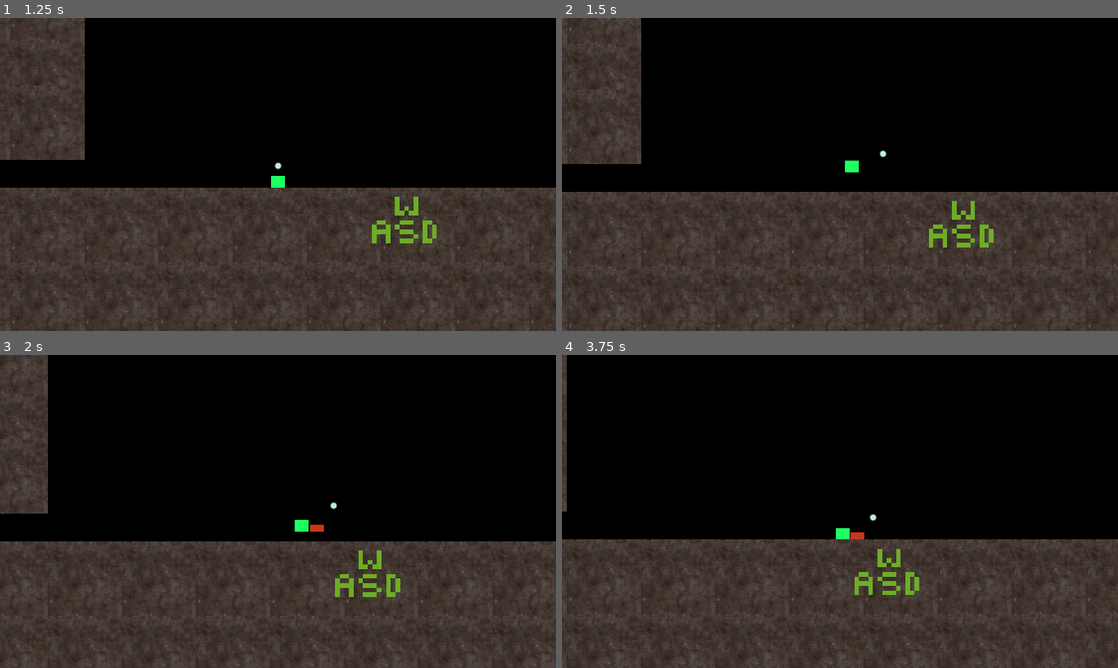
Above: before the commit, frames 1-4 (two rows, left to right).
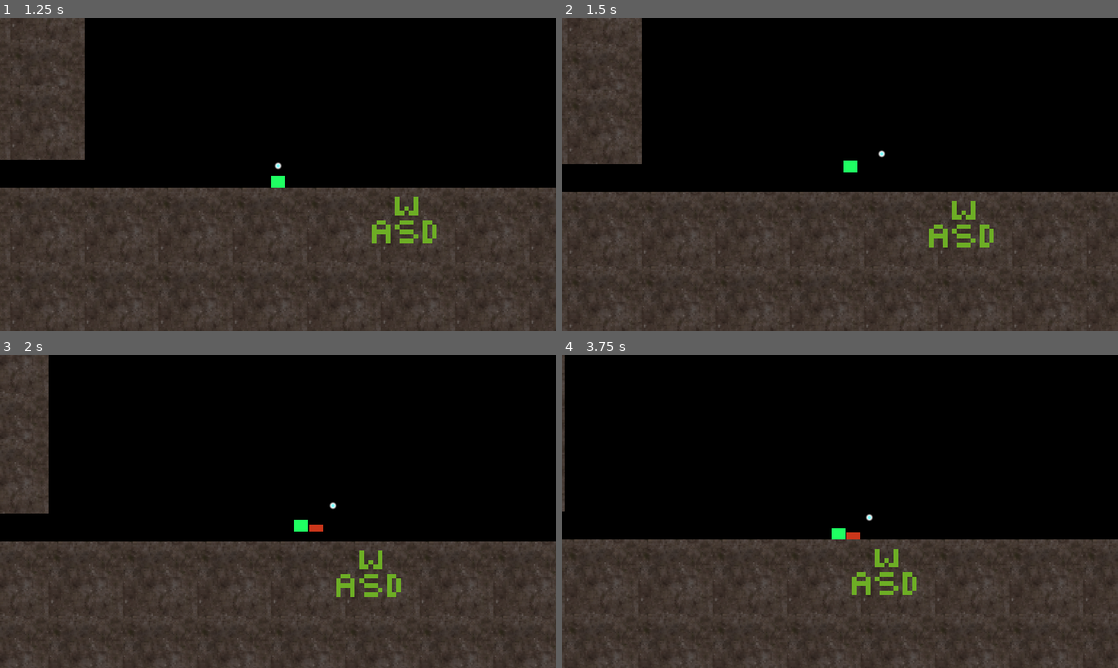
Above: after the commit, the same moments.

Repository: Musa-E/CS422---Group-Project
Game: Godot game, scene res://UI/MainMenu.tscn
Same seed, same stepped clock (60 frames per second), same inputs: the game is played once before the commit and once after it.
Inputs (mouse positions are in pixels of both pictures, inside the frame that each line leads up to):
- Up to frame 1 (1.25 s): click "Start" at 0.5 s
- Up to frame 2 (1.5 s): tap Enter (ui_accept) at 1.25 s; move the mouse to (962, 158) at 1.27 s; hold Right (ui_right) from 1.28 s (still down); hold Right mouse button (grab) from 1.28 s (still down)
- Up to frame 3 (2 s): keep holding Right (ui_right); keep holding Right mouse button (grab); tap Enter (ui_accept) at 1.52 s; click (400, 495) at 1.55 s
- Up to frame 4 (3.75 s): move the mouse to (728, 527) at 2.02 s; release Right mouse button (grab) at 2.03 s; click (728, 527) at 2.1 s; tap Enter (ui_accept) at 2.27 s; right-click (728, 527) at 2.3 s; move the mouse to (895, 442) at 2.77 s; release Right (ui_right) at 2.78 s; hold Left (ui_left) 2.78-3.53 s; hold Right mouse button (grab) 2.78-3.53 s; click (895, 442) at 3.05 s; move the mouse to (812, 574) at 3.52 s; hold Right (ui_right) from 3.53 s (still down); click (812, 574) at 3.6 s

Frame 1 is identical in both runs. In frame 2, 0.1% of the frame differs, in the area x 14-95%, y 0-79%; in frame 3, 0.4%; in frame 4, 1.1%, in the area x 0-100%, y 0-99%.

Commit message:
Player gains momentum from swinging

Diff:
--- a/catandyarn/Player/Cat.gd
+++ b/catandyarn/Player/Cat.gd
@@ -79,7 +79,8 @@
 	if input.y != 0 and character_body.is_on_floor():
 		character_body.velocity.y = JUMP_VELOCITY
 
-	character_body.velocity.x = input.x * SPEED if input.x else move_toward(character_body.velocity.x, 0, ACCELERATION)
+	var accel = 1 if abs(character_body.velocity.x) > abs(input.x * SPEED) else ACCELERATION
+	character_body.velocity.x = move_toward(character_body.velocity.x, input.x * SPEED, accel) if input.x else move_toward(character_body.velocity.x, 0, ACCELERATION)
 	current_state = State.MOVING if character_body.velocity.x != 0 else State.IDLE
 	character_body.move_and_slide()
 
@@ -109,7 +110,8 @@
 	if current_state != State.ATTACHED:
 		path_follow.progress = closest_offset
 
-	path_follow.progress = lerp(path_follow.progress, path_follow.progress + direction * CLIMB_SPEED, 0.5)
+	if direction != 0:
+		path_follow.progress = lerp(path_follow.progress, path_follow.progress + direction * CLIMB_SPEED, 0.5)
 	# update the player position to be the global position of the pathfollow2D after all transformations
 	character_body.global_position = character_body.global_position.lerp(path_follow.global_position, 0.5)
 	current_state = State.ATTACHED
--- a/catandyarn/Player/Cat.tscn
+++ b/catandyarn/Player/Cat.tscn
@@ -23,6 +23,45 @@
 gradient = SubResource("Gradient_76ep7")
 fill = 1
 fill_from = Vector2(0.508547, 0.487179)
+
+[sub_resource type="Animation" id="Animation_dh2rw"]
+length = 0.001
+tracks/0/type = "value"
+tracks/0/imported = false
+tracks/0/enabled = true
+tracks/0/path = NodePath("Cat/Swipe:visible")
+tracks/0/interp = 1
+tracks/0/loop_wrap = true
+tracks/0/keys = {
+"times": PackedFloat32Array(0),
+"transitions": PackedFloat32Array(1),
+"update": 1,
+"values": [false]
+}
+tracks/1/type = "value"
+tracks/1/imported = false
+tracks/1/enabled = true
+tracks/1/path = NodePath(".:can_swipe")
+tracks/1/interp = 1
+tracks/1/loop_wrap = true
+tracks/1/keys = {
+"times": PackedFloat32Array(0),
+"transitions": PackedFloat32Array(1),
+"update": 1,
+"values": [true]
+}
+tracks/2/type = "value"
+tracks/2/imported = false
+tracks/2/enabled = true
+tracks/2/path = NodePath("Cat/Swipe/CollisionShape2D:disabled")
+tracks/2/interp = 1
+tracks/2/loop_wrap = true
+tracks/2/keys = {
+"times": PackedFloat32Array(0),
+"transitions": PackedFloat32Array(1),
+"update": 1,
+"values": [true]
+}
 
 [sub_resource type="Animation" id="Animation_gi148"]
 resource_name = "swipe"
@@ -62,45 +101,6 @@
 "transitions": PackedFloat32Array(1, 1),
 "update": 1,
 "values": [false, true]
-}
-
-[sub_resource type="Animation" id="Animation_dh2rw"]
-length = 0.001
-tracks/0/type = "value"
-tracks/0/imported = false
-tracks/0/enabled = true
-tracks/0/path = NodePath("Cat/Swipe:visible")
-tracks/0/interp = 1
-tracks/0/loop_wrap = true
-tracks/0/keys = {
-"times": PackedFloat32Array(0),
-"transitions": PackedFloat32Array(1),
-"update": 1,
-"values": [false]
-}
-tracks/1/type = "value"
-tracks/1/imported = false
-tracks/1/enabled = true
-tracks/1/path = NodePath(".:can_swipe")
-tracks/1/interp = 1
-tracks/1/loop_wrap = true
-tracks/1/keys = {
-"times": PackedFloat32Array(0),
-"transitions": PackedFloat32Array(1),
-"update": 1,
-"values": [true]
-}
-tracks/2/type = "value"
-tracks/2/imported = false
-tracks/2/enabled = true
-tracks/2/path = NodePath("Cat/Swipe/CollisionShape2D:disabled")
-tracks/2/interp = 1
-tracks/2/loop_wrap = true
-tracks/2/keys = {
-"times": PackedFloat32Array(0),
-"transitions": PackedFloat32Array(1),
-"update": 1,
-"values": [true]
 }
 
 [sub_resource type="AnimationLibrary" id="AnimationLibrary_7ph8h"]
